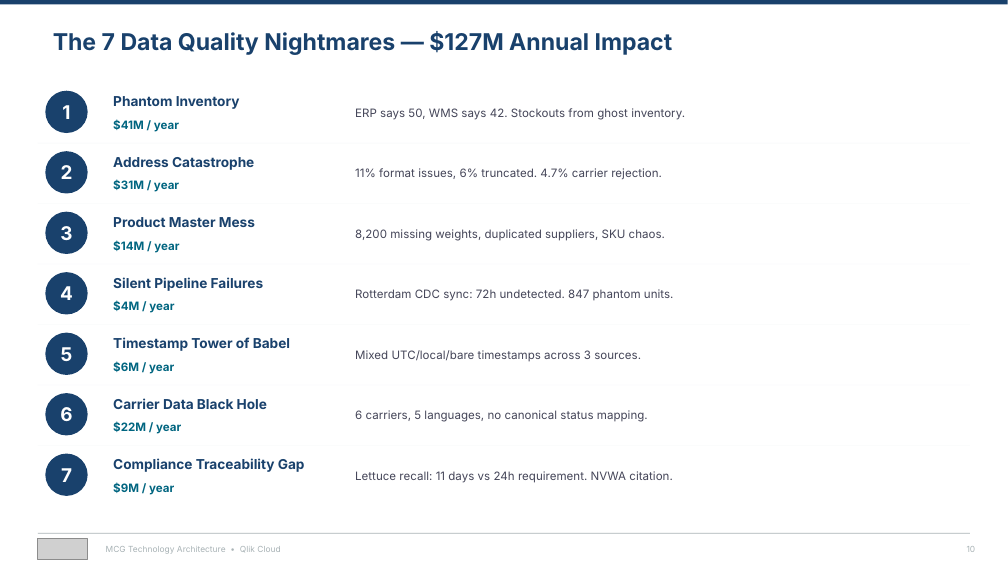
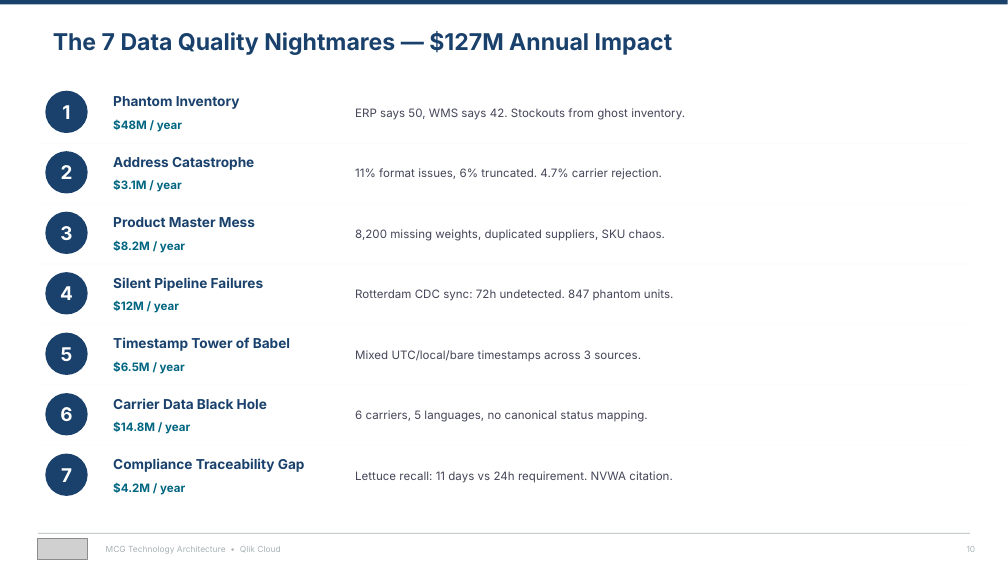
Before and after one commit to robertschoenfeldqlik/meridan_retail_group_qlik_demo_assets, a slide deck: slide 10 of MCG_Technology_Architecture.pptx. Drawn at 1008x567 pixels with LibreOffice and Linux fonts; fonts in the diff are those of the drawing; grey boxes stand for pictures. Boxes give left, top, right and bottom in pixels: in the first picture for what was removed or moved away, otherwise in the second. Text is boxed around its words. In the diff, an @@ line names an element or a change of style, - is before the commit and + after.

```diff
--- a/MCG_Technology_Architecture.pptx
+++ b/MCG_Technology_Architecture.pptx
@@ text at box(113, 119, 182, 132): text changed @@
-$41M / year
+$48M / year
@@ text at box(113, 180, 182, 192): text changed @@
-$31M / year
+$3.1M / year
@@ text at box(113, 240, 185, 253): text changed @@
-$14M / year
+$8.2M / year
@@ text at box(113, 301, 179, 313): text changed @@
-$4M / year
+$12M / year
@@ text at box(113, 361, 185, 374): text changed @@
-$6M / year
+$6.5M / year
@@ text at box(113, 422, 190, 434): text changed @@
-$22M / year
+$14.8M / year
@@ text at box(113, 482, 185, 495): text changed @@
-$9M / year
+$4.2M / year
```
Also in this commit, not shown: 22 other files.
